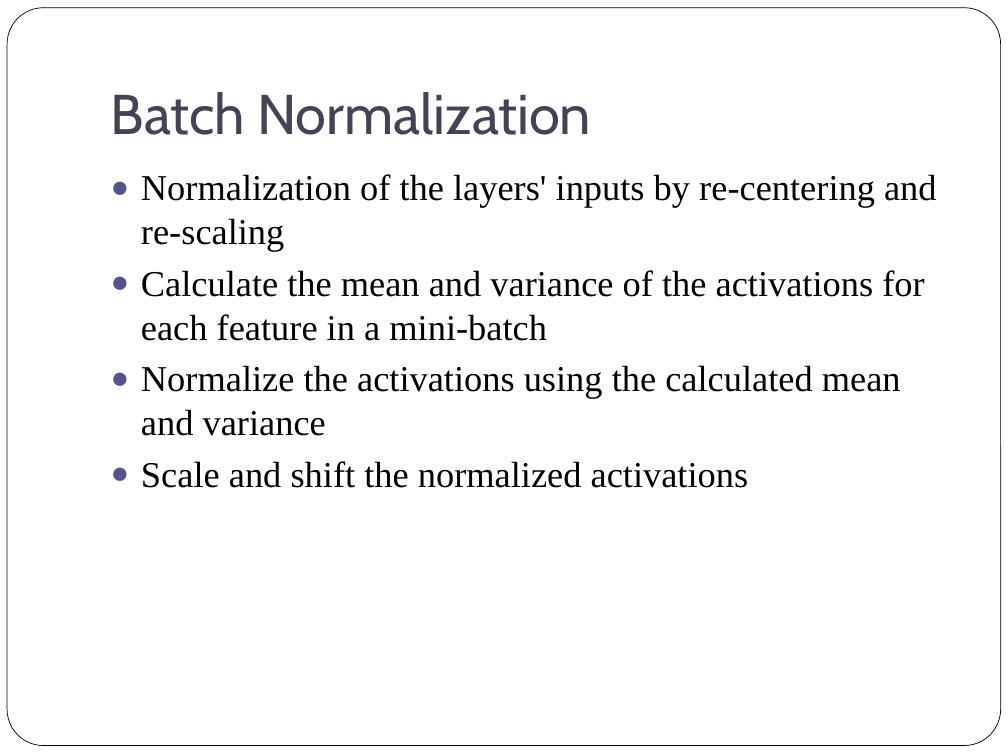
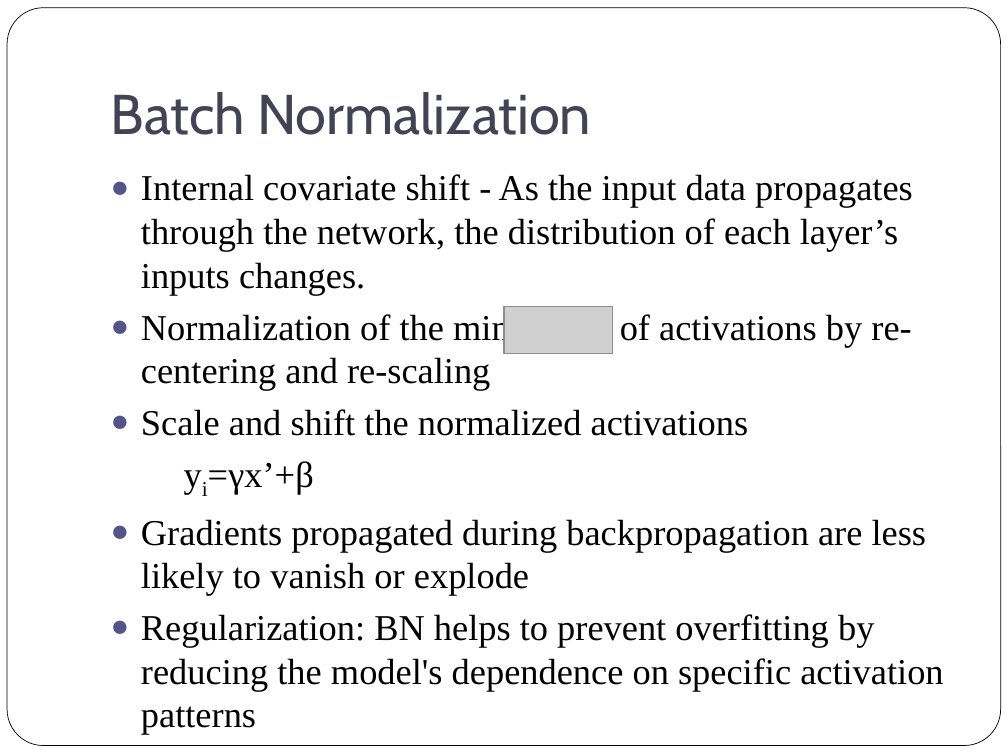
Before and after one commit to look4pritam/DeepLearning, a slide deck: slide 18 of Presentations/HyperparameterTuning.pptx (slide 5 before the commit). Drawn at 1008x756 pixels with LibreOffice and Linux fonts; fonts in the diff are those of the drawing; grey boxes stand for pictures. Boxes give left, top, right and bottom in pixels: in the first picture for what was removed or moved away, otherwise in the second. Text is boxed around its words. In the diff, an @@ line names an element or a change of style, - is before the commit and + after.

```diff
--- a/Presentations/HyperparameterTuning.pptx
+++ b/Presentations/HyperparameterTuning.pptx
@@ text at (x1=141, y1=174, x2=913, y2=390): text changed @@
-● Normalization of the layers' inputs by re-centering and re-scaling
-● Calculate the mean and variance of the activations for each feature in a mini-batch
-● Normalize the activations using the calculated mean and variance
+● Internal covariate shift - As the input data propagates through the network, the distribution of each layer’s inputs changes.
+● Normalization of the mini-batch of activations by re-centering and re-scaling
@@ picture added at (x1=504, y1=306, x2=612, y2=354) @@
@@ text at (x1=141, y1=461, x2=943, y2=734): paragraphs added @@
+yi=γx’+β
+● Gradients propagated during backpropagation are less likely to vanish or explode
+● Regularization: BN helps to prevent overfitting by reducing the model's dependence on specific activation patterns
```
Also in this commit, not shown: 4 other slides changed, 1 slide added, 1 slide removed.
